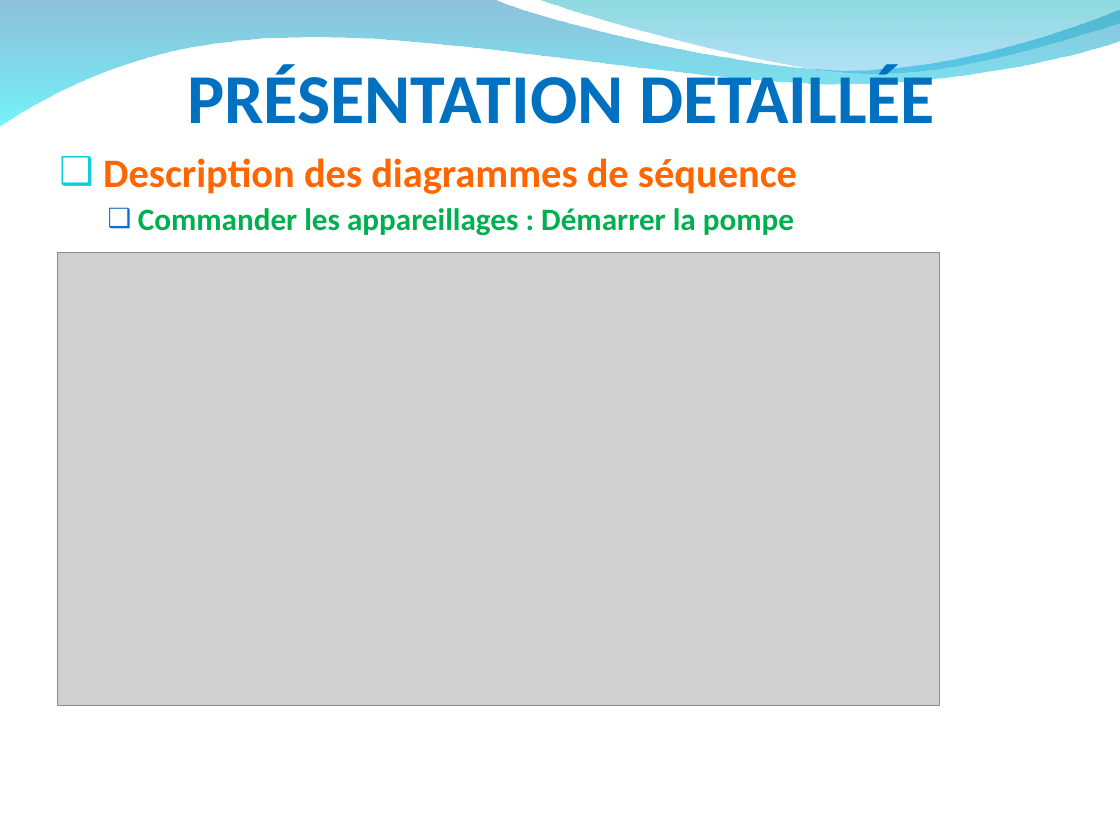
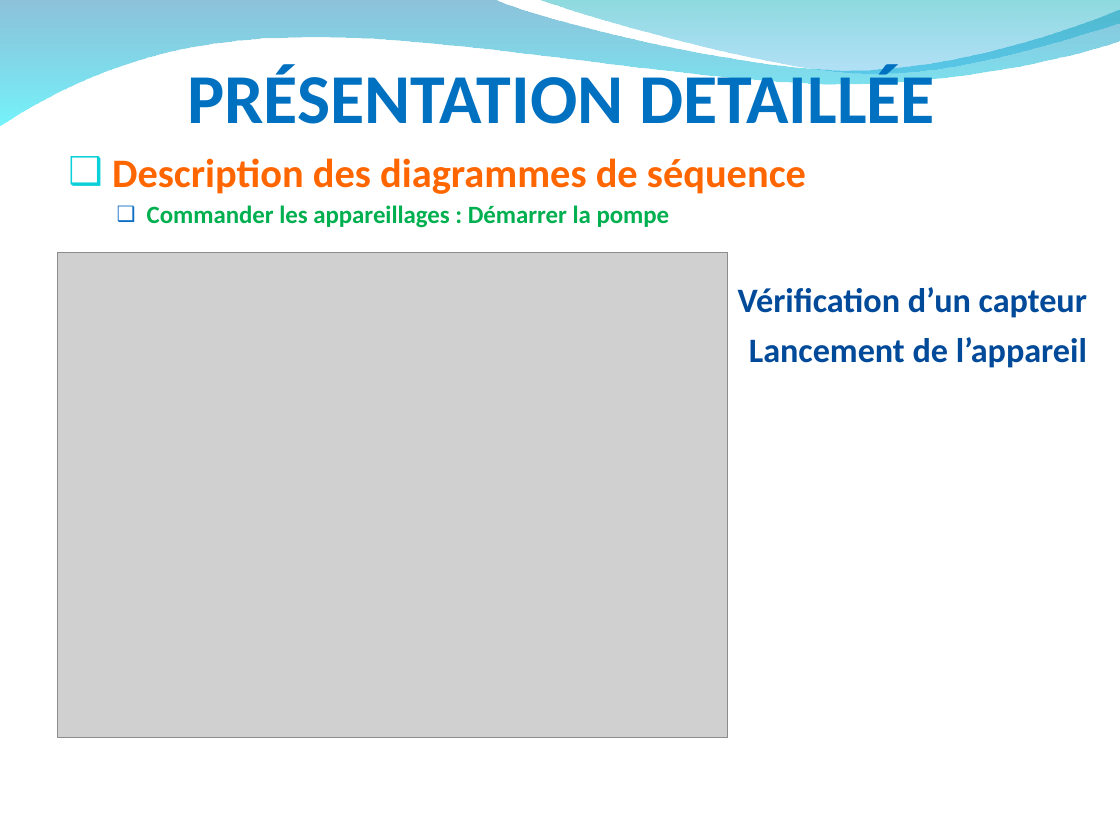
Before and after one commit to hardware/AscenseurPoissons, a slide deck: slide 15 of DOSSIERS A RENDRE/RevueAnalysePPT.ppt (slide 14 before the commit). Drawn at 1120x840 pixels with LibreOffice and Linux fonts; fonts in the diff are those of the drawing; grey boxes stand for pictures; background and template pictures are left out. Boxes give left, top, right and bottom in pixels: in the first picture for what was removed or moved away, otherwise in the second. Text is boxed around its words. In the diff, an @@ line names an element or a change of style, - is before the commit and + after.

```diff
--- a/DOSSIERS A RENDRE/RevueAnalysePPT.ppt
+++ b/DOSSIERS A RENDRE/RevueAnalysePPT.ppt
@@ text "Description des diagrammes de séquence": place and size @@
-text "Description des diagrammes de séquence" at [103, 158, 797, 236]
+text "Description des diagrammes de séquence" at [112, 158, 1087, 368]
@@ text at [147, 205, 670, 228]: size 20 to 16 pt in "Commander les appareillages : Démarrer la pompe"; less space between paragraphs @@
@@ picture: place and size @@
-picture at [57, 252, 939, 704]
+picture at [57, 252, 727, 737]
@@ text at [738, 287, 1087, 368]: paragraphs added @@
+Vérification d’un capteur
+Lancement de l’appareil
```
Also in this commit, not shown: 8 other slides changed, 10 slides added, 13 slides removed.
